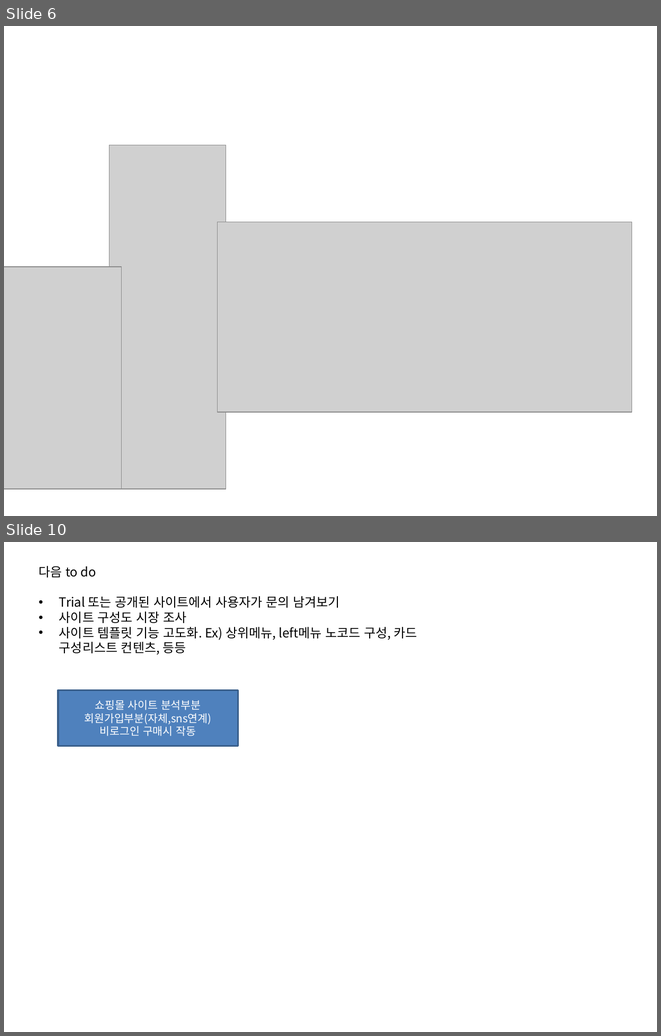
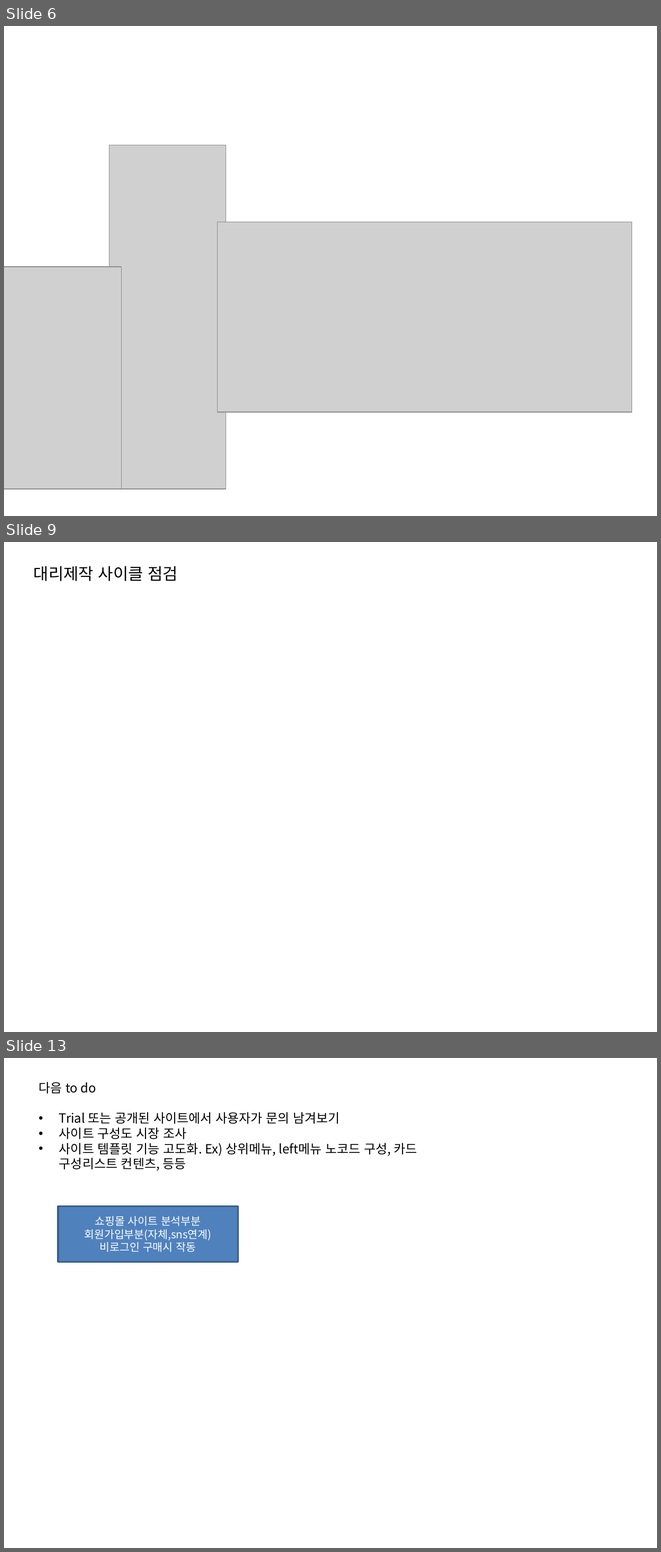
Before and after one commit to oksusoo1/homepageDev, a slide deck: My-plaform기획2.pptx. Shown one above the other, each under a label of ours: slides 6 and 10 before the commit, slides 6, 9 and 13 after it; the slides between them are not shown. The pictures are 661x1036 and 661x1552 pixels, drawn with LibreOffice and Linux fonts; fonts in the diff are those of the drawing; grey boxes stand for pictures. Boxes give left, top, right and bottom in pixels: in the first picture for what was removed or moved away, otherwise in the second. Text is boxed around its words. In the diff, an @@ line names an element or a change of style, - is before the commit and + after.

```diff
--- a/My-plaform기획2.pptx
+++ b/My-plaform기획2.pptx
@@ slide 9 added at [4, 542, 657, 1032], background #FFFFFF @@
@@ text added at [34, 566, 178, 581], 18 pt, text #000000 @@
+대리제작 사이클 점검
@@ what was slide 10 is now slide 13 @@
```
Also in this commit, not shown: 2 other slides added, 12 other files.
